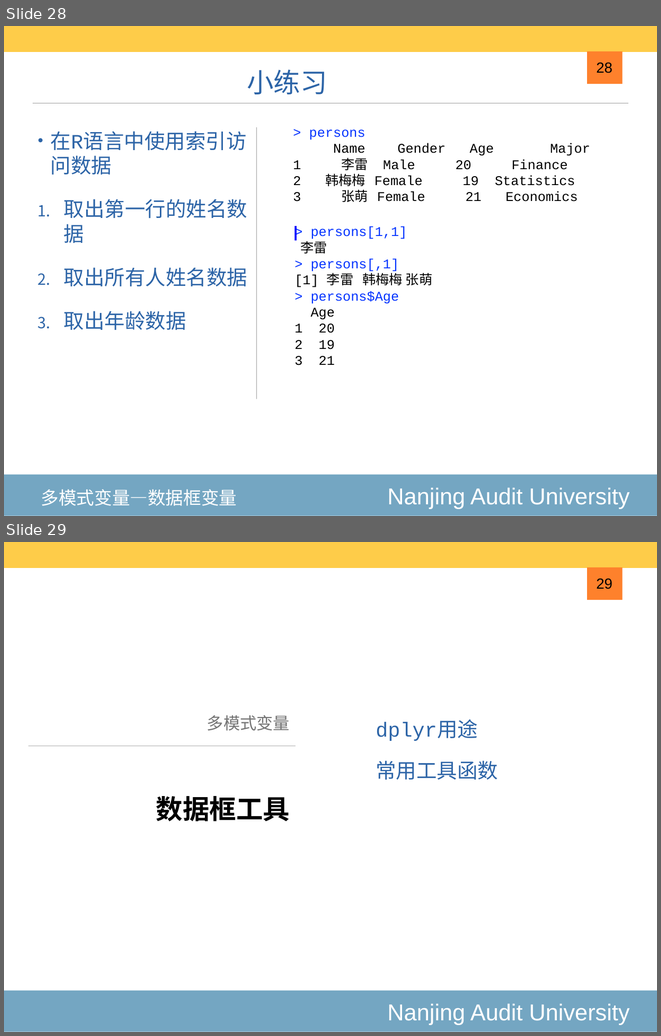
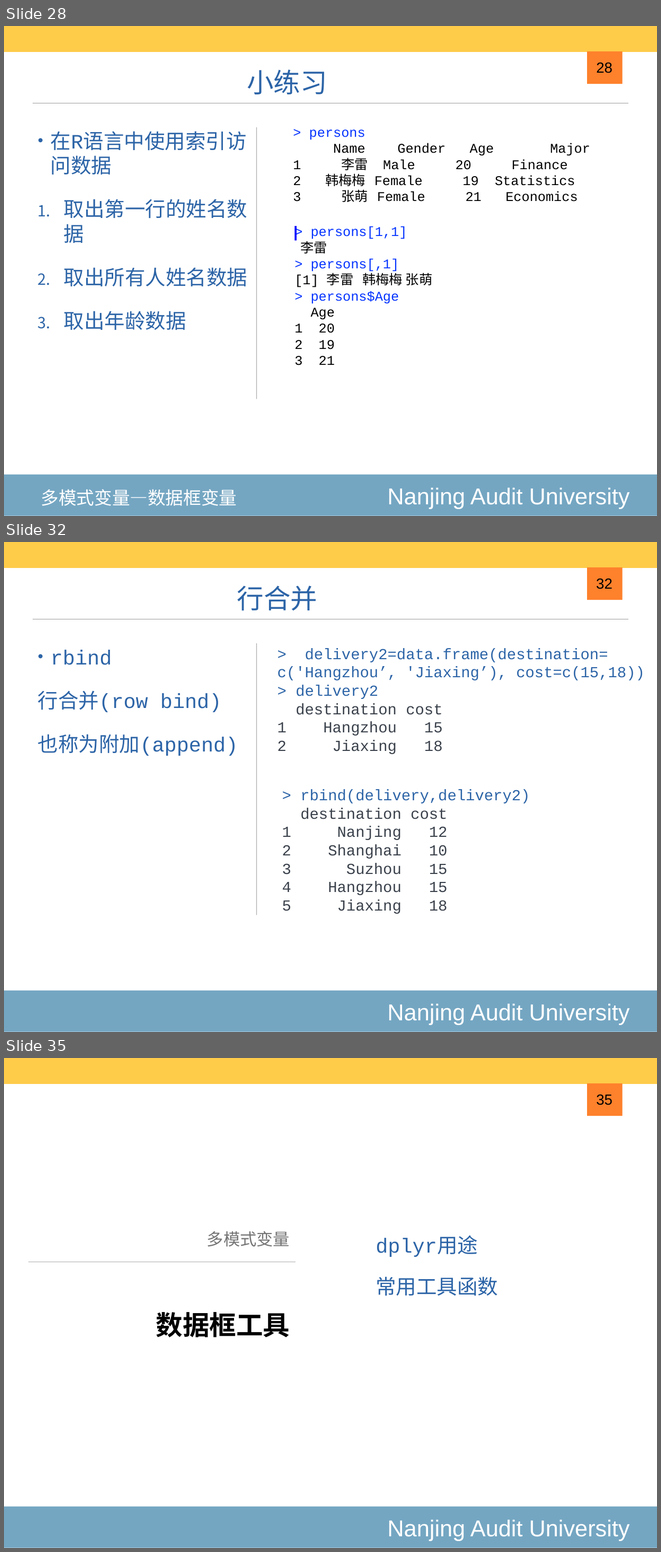
Before and after one commit to exoplanetX/DataAnalytics, a slide deck: 2020-3-高级数据结构.pptx. Shown one above the other, each under a label of ours: slides 28 and 29 before the commit, slides 28, 32 and 35 after it; the slides between them are not shown. The pictures are 661x1036 and 661x1552 pixels, drawn with LibreOffice and Linux fonts; fonts in the diff are those of the drawing. Boxes give left, top, right and bottom in pixels: in the first picture for what was removed or moved away, otherwise in the second. Text is boxed around its words. In the diff, an @@ line names an element or a change of style, - is before the commit and + after.

```diff
--- a/2020-3-高级数据结构.pptx
+++ b/2020-3-高级数据结构.pptx
@@ slide 32 added at <box>4,542,657,1032</box>, background #FFFFFF; not listed: 5 template elements that a slide beside it also shows @@
@@ text added at <box>237,585,317,611</box>, 42 pt, text #2C64A7 @@
+行合并
@@ page number added at <box>596,578,612,589</box>, 23 pt, text #000000 @@
+32
@@ text added at <box>38,650,238,756</box>, 32 pt, text #2C64A7 @@
+• rbind
+行合并(row bind)
+也称为附加(append)
@@ text added at <box>277,648,645,754</box>, 24 pt, text #2C64A7 @@
+> delivery2=data.frame(destination= c('Hangzhou’, 'Jiaxing’), cost=c(15,18))
+> delivery2
+destination cost
+1 Hangzhou 15
+2 Jiaxing 18
@@ text added at <box>282,789,530,914</box>, 24 pt, text #3A414B @@
+> rbind(delivery,delivery2)
+destination cost
+1 Nanjing 12
+2 Shanghai 10
+3 Suzhou 15
+4 Hangzhou 15
+5 Jiaxing 18
@@ what was slide 29 is now slide 35 @@
@@ page number at <box>596,1094,612,1105</box>: text changed @@
-29
+35
```
Also in this commit, not shown: 5 other slides added.
